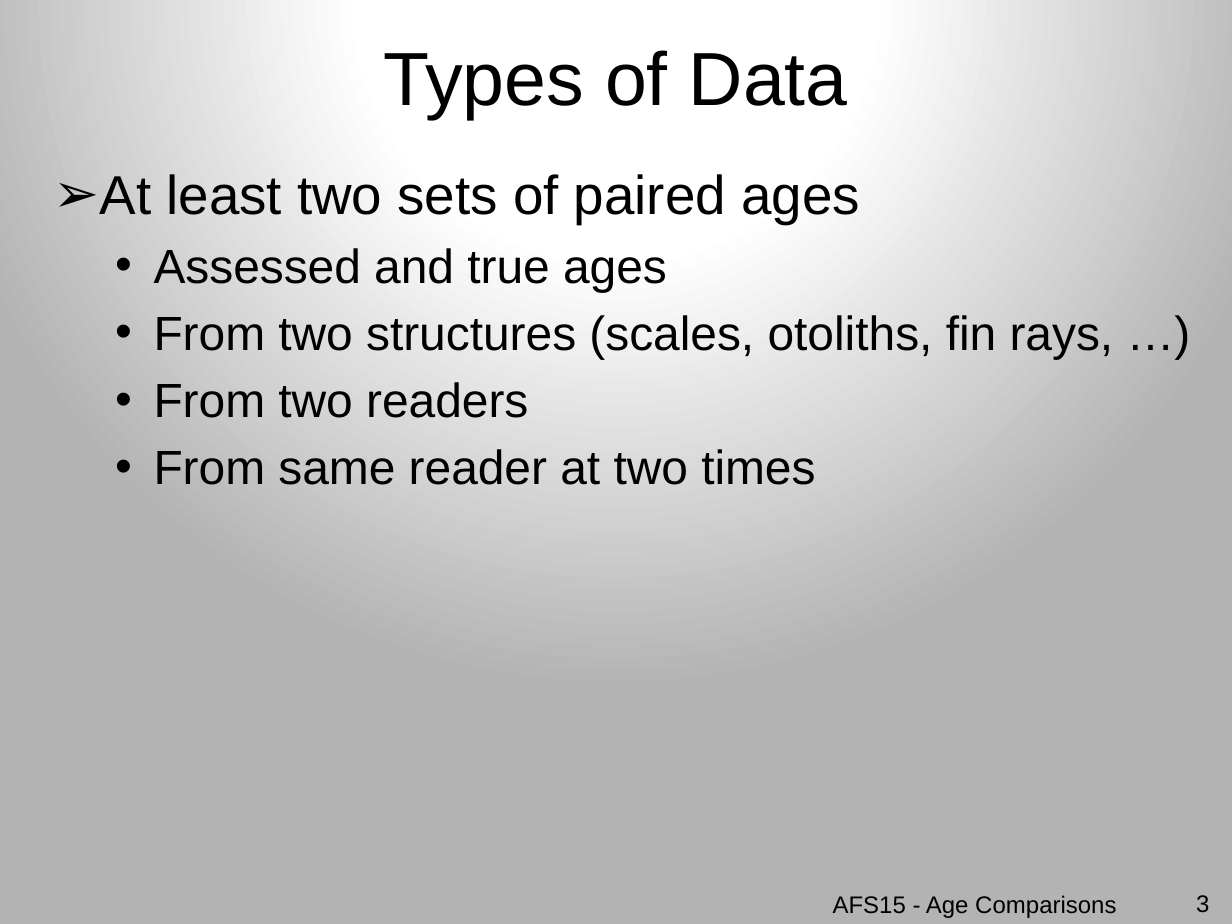
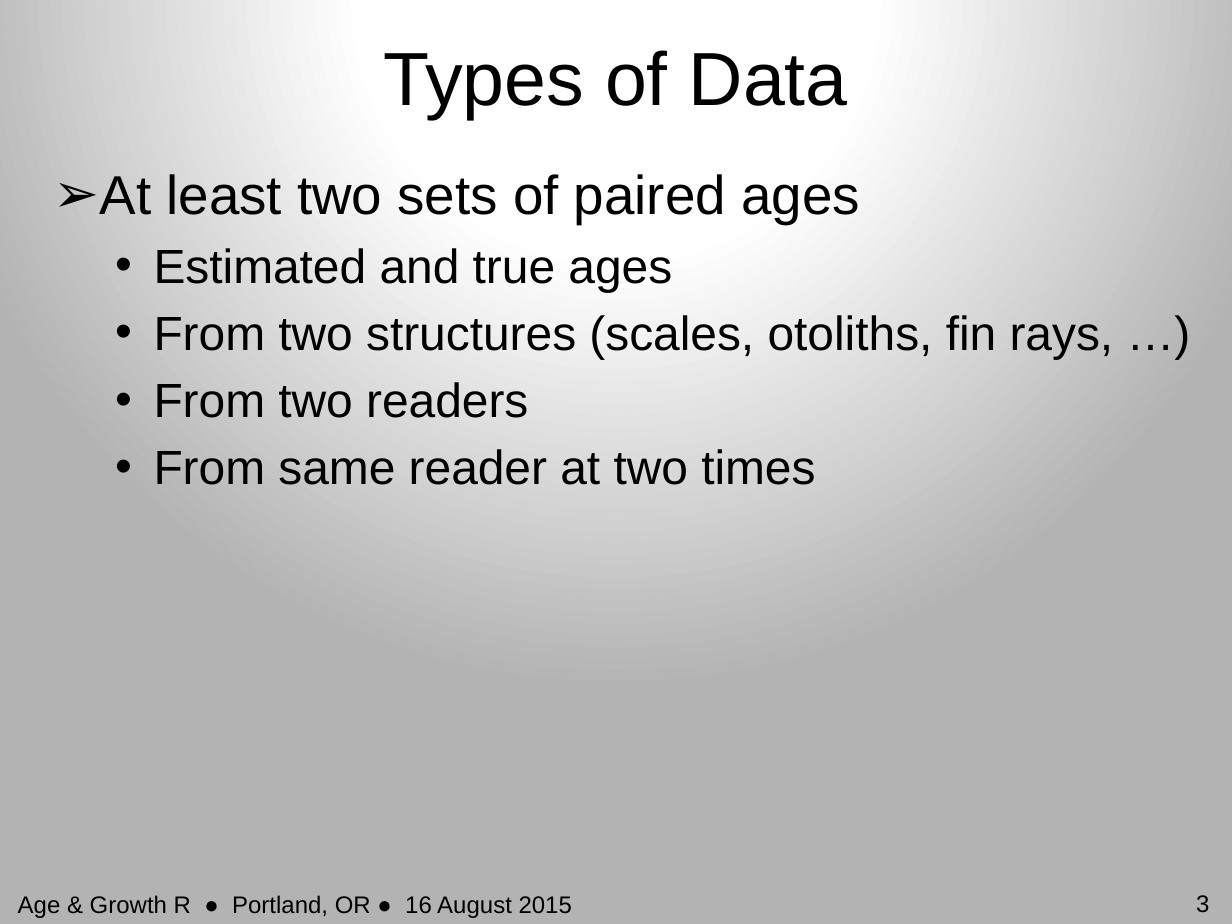
Before and after one commit to droglenc/AFSPortland2015, a slide deck: slide 3 of Slides/01_AgeComparisons.pptx. Drawn at 1232x924 pixels with LibreOffice and Linux fonts; fonts in the diff are those of the drawing. Boxes give left, top, right and bottom in pixels: in the first picture for what was removed or moved away, otherwise in the second. Text is boxed around its words. In the diff, an @@ line names an element or a change of style, - is before the commit and + after.

```diff
--- a/Slides/01_AgeComparisons.pptx
+++ b/Slides/01_AgeComparisons.pptx
@@ text at (154,248,672,292): text changed @@
-  • Assessed and true ages
+  • Estimated and true ages
@@ text at (18,895,572,918): text changed @@
-AFS15 - Age Comparisons
+Age & Growth R ● Portland, OR ● 16 August 2015
```
Also in this commit, not shown: 19 other slides changed, 16 other files.
